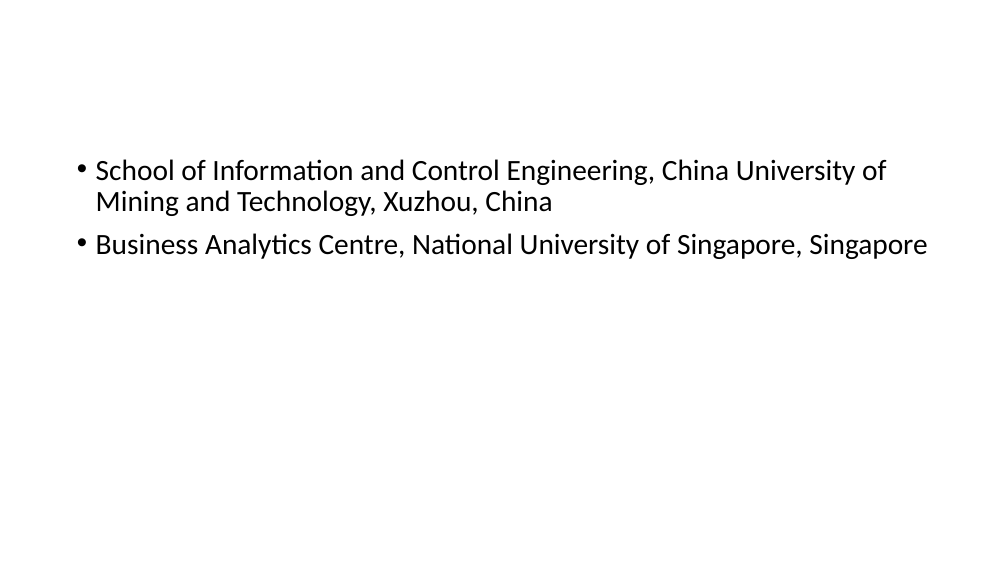
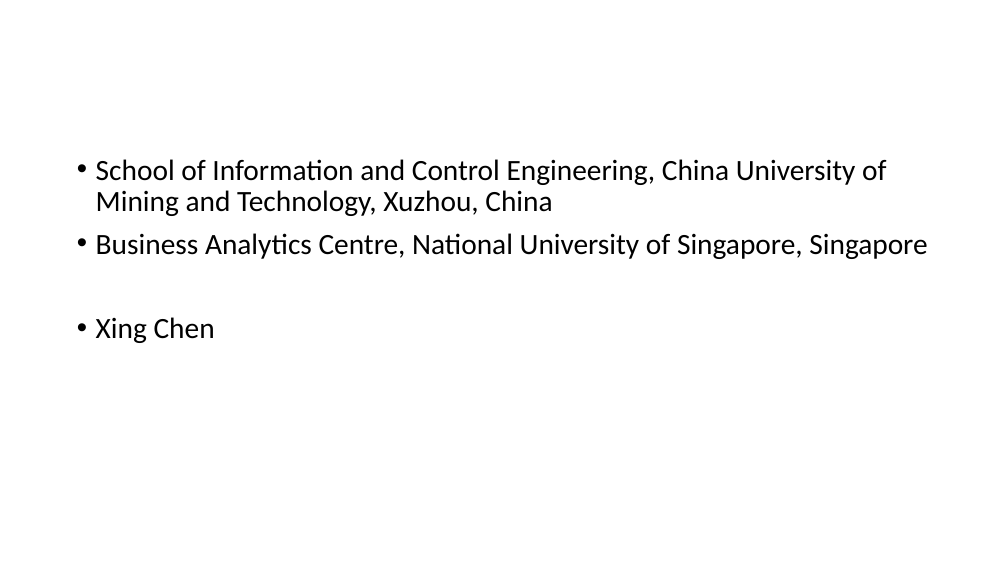
Before and after one commit to GuerreroVazquez/miRNA_small_tools, a slide deck: slide 9 of Presentations/JournalClub1.pptx (slide 4 before the commit). Drawn at 1008x567 pixels with LibreOffice and Linux fonts; fonts in the diff are those of the drawing. Boxes give left, top, right and bottom in pixels: in the first picture for what was removed or moved away, otherwise in the second. Text is boxed around its words. In the diff, an @@ line names an element or a change of style, - is before the commit and + after.

```diff
--- a/Presentations/JournalClub1.pptx
+++ b/Presentations/JournalClub1.pptx
@@ text at [96,317,215,343]: paragraph added @@
+• Xing Chen
```
Also in this commit, not shown: 5 other slides changed, 9 slides added, 3 slides removed, 1 other file.
